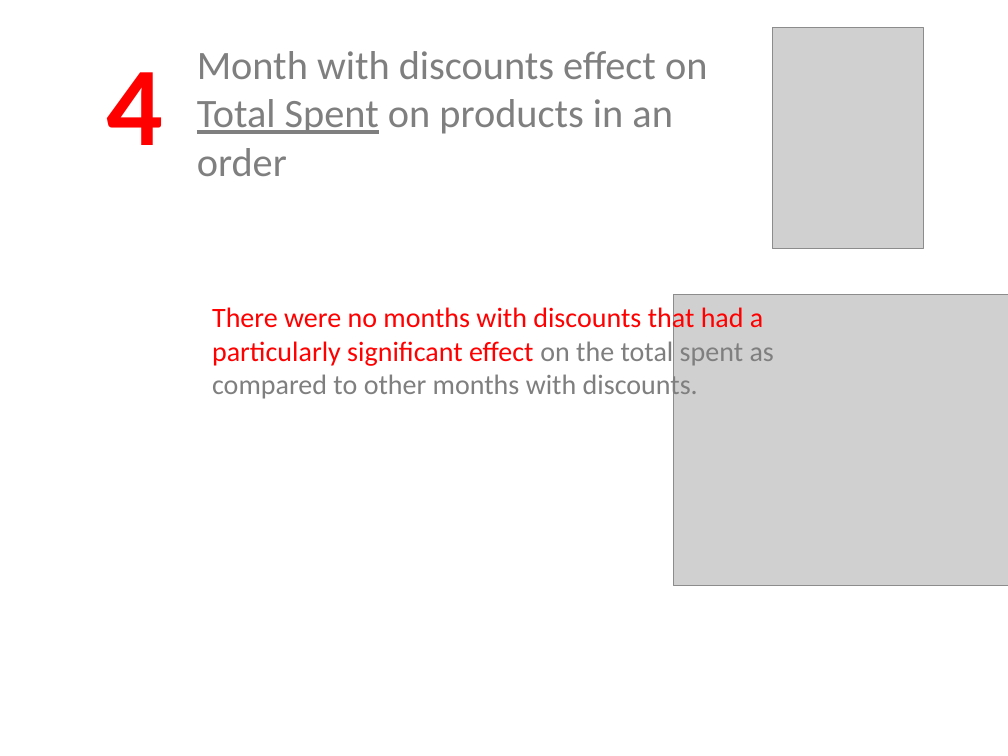
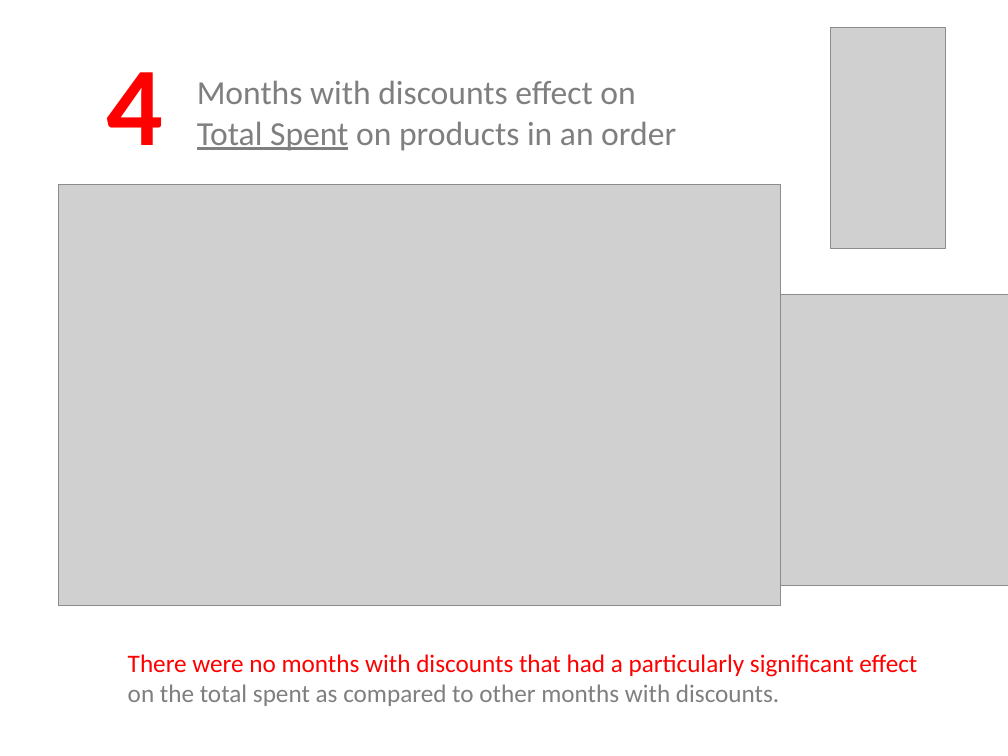
Before and after one commit to Sue-Mir/Module2_Project_Hypothesis_Testing, a slide deck: slide 10 of Project2_HypothesisTesting_NonTechnicalPresentation.pptx (slide 11 before the commit). Drawn at 1008x756 pixels with LibreOffice and Linux fonts; fonts in the diff are those of the drawing; grey boxes stand for pictures. Boxes give left, top, right and bottom in pixels: in the first picture for what was removed or moved away, otherwise in the second. Text is boxed around its words. In the diff, an @@ line names an element or a change of style, - is before the commit and + after.

```diff
--- a/Project2_HypothesisTesting_NonTechnicalPresentation.pptx
+++ b/Project2_HypothesisTesting_NonTechnicalPresentation.pptx
@@ picture: place and size @@
-picture at <box>772,28,923,249</box>
+picture at <box>831,28,946,249</box>
@@ title at <box>197,80,676,151</box>: text changed; size 28.8 to 24 pt @@
-Month with discounts effect on
-Total Spent on products in an
-order
+Months with discounts effect on
+Total Spent on products in an order
@@ picture added at <box>58,184,780,606</box> @@
@@ picture: place and size @@
-picture at <box>673,294,1008,586</box>
+picture at <box>755,294,1008,586</box>
@@ text "There were no months with ...": place and size @@
-text "There were no months with ..." at <box>212,304,774,401</box>
+text "There were no months with ..." at <box>128,654,917,706</box>
@@ text "There were no months with ..." at <box>128,654,917,706</box>: size 20 to 18 pt @@
```
Also in this commit, not shown: 8 other slides changed, 2 slides added, 2 slides removed.
